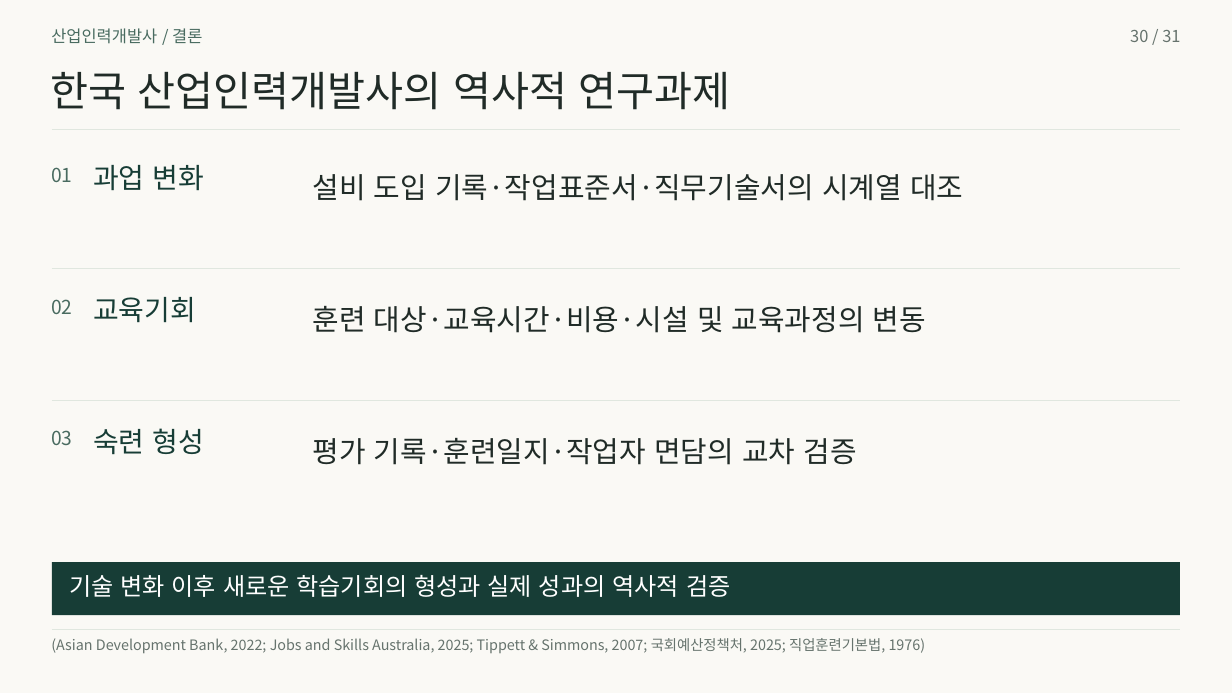
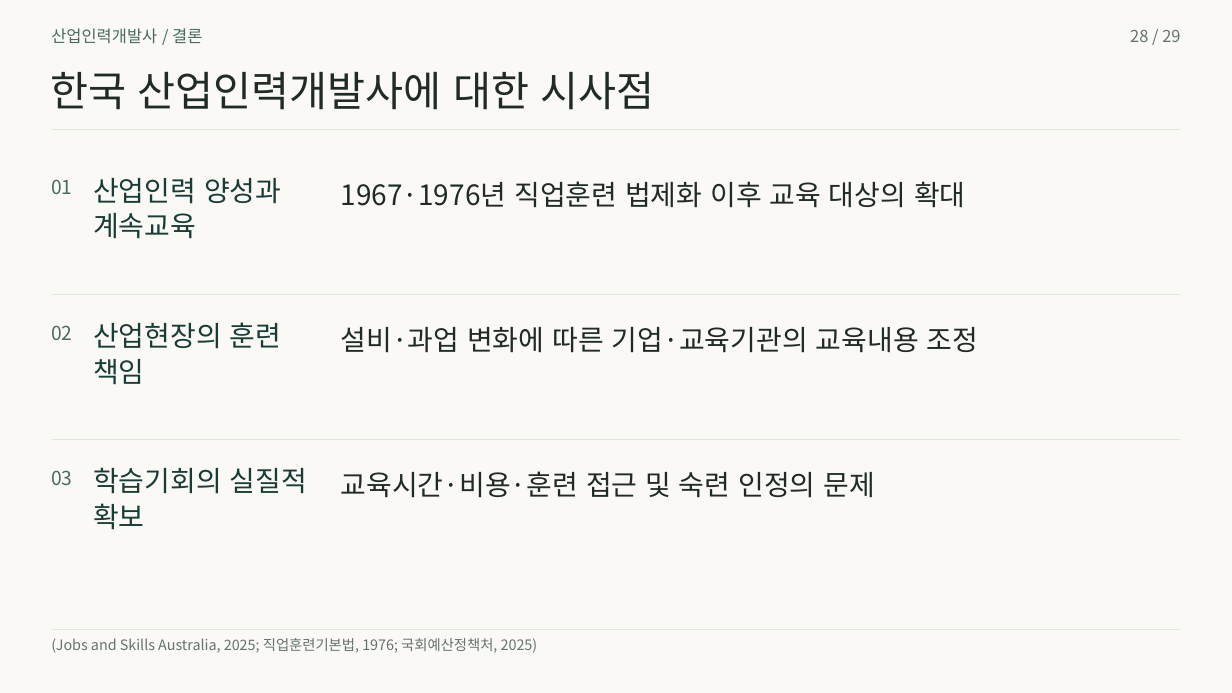
Before and after one commit to 01Chungee10/vet-history-rehearsal, a slide deck: slide 28 of au-cn-2026/presentation.pptx (slide 30 before the commit). Drawn at 1232x693 pixels with LibreOffice and Linux fonts; fonts in the diff are those of the drawing. Boxes give left, top, right and bottom in pixels: in the first picture for what was removed or moved away, otherwise in the second. Text is boxed around its words. In the diff, an @@ line names an element or a change of style, - is before the commit and + after.

```diff
--- a/au-cn-2026/presentation.pptx
+++ b/au-cn-2026/presentation.pptx
@@ text at [1130,30,1180,42]: text changed @@
-30 / 31
+28 / 29
@@ text at [50,72,655,110]: text changed @@
-한국 산업인력개발사의 역사적 연구과제
+한국 산업인력개발사에 대한 시사점
@@ text "01": place and size @@
-text "01" at [51,167,72,182]
+text "01" at [51,179,72,194]
@@ text removed at [93,165,204,191] @@
-과업 변화
@@ text added at [93,178,281,204], 21.8 pt, text #173D36 @@
+산업인력 양성과
@@ text removed at [313,174,963,201] @@
-설비 도입 기록·작업표준서·직무기술서의 시계열 대조
@@ text added at [341,181,965,208], 21.8 pt, text #202B27 @@
+1967·1976년 직업훈련 법제화 이후 교육 대상의 확대
@@ text at [93,213,196,239]: text changed @@
-교육기회
+계속교육
@@ freeform shape: place and size @@
-freeform shape at [52,269,1180,270]
+freeform shape at [52,295,1180,296]
@@ text "02": place and size @@
-text "02" at [51,299,72,314]
+text "02" at [51,325,72,340]
@@ text added at [93,322,281,349], 21.8 pt, text #173D36 @@
+산업현장의 훈련
@@ text removed at [313,306,926,333] @@
-훈련 대상·교육시간·비용·시설 및 교육과정의 변동
@@ text added at [341,327,978,353], 21.8 pt, text #202B27 @@
+설비·과업 변화에 따른 기업·교육기관의 교육내용 조정
@@ text added at [93,359,144,385], 21.8 pt, text #173D36 @@
+책임
@@ freeform shape: place and size @@
-freeform shape at [52,400,1180,401]
+freeform shape at [52,440,1180,441]
@@ text removed at [93,428,204,455] @@
-숙련 형성
@@ text removed at [313,438,857,465] @@
-평가 기록·훈련일지·작업자 면담의 교차 검증
@@ text "03": place and size @@
-text "03" at [51,430,72,445]
+text "03" at [51,470,72,485]
@@ text added at [93,467,307,494], 21.8 pt, text #173D36 @@
+학습기회의 실질적
@@ text added at [341,471,874,498], 21.8 pt, text #202B27 @@
+교육시간·비용·훈련 접근 및 숙련 인정의 문제
@@ text added at [93,503,144,530], 21.8 pt, text #173D36 @@
+확보
@@ rectangle removed at [52,562,1180,615] @@
@@ text removed at [69,575,730,597] @@
-기술 변화 이후 새로운 학습기회의 형성과 실제 성과의 역사적 검증
@@ text at [51,638,538,653]: text changed @@
-(Asian Development Bank, 2022; Jobs and Skills Australia, 2025; Tippett & Simmons, 2007; 국회예산정책처, 2025; 직업훈련기본법, 1976)
+(Jobs and Skills Australia, 2025; 직업훈련기본법, 1976; 국회예산정책처, 2025)
```
Also in this commit, not shown: 25 other slides changed, 3 slides added, 5 slides removed, 35 other files.
